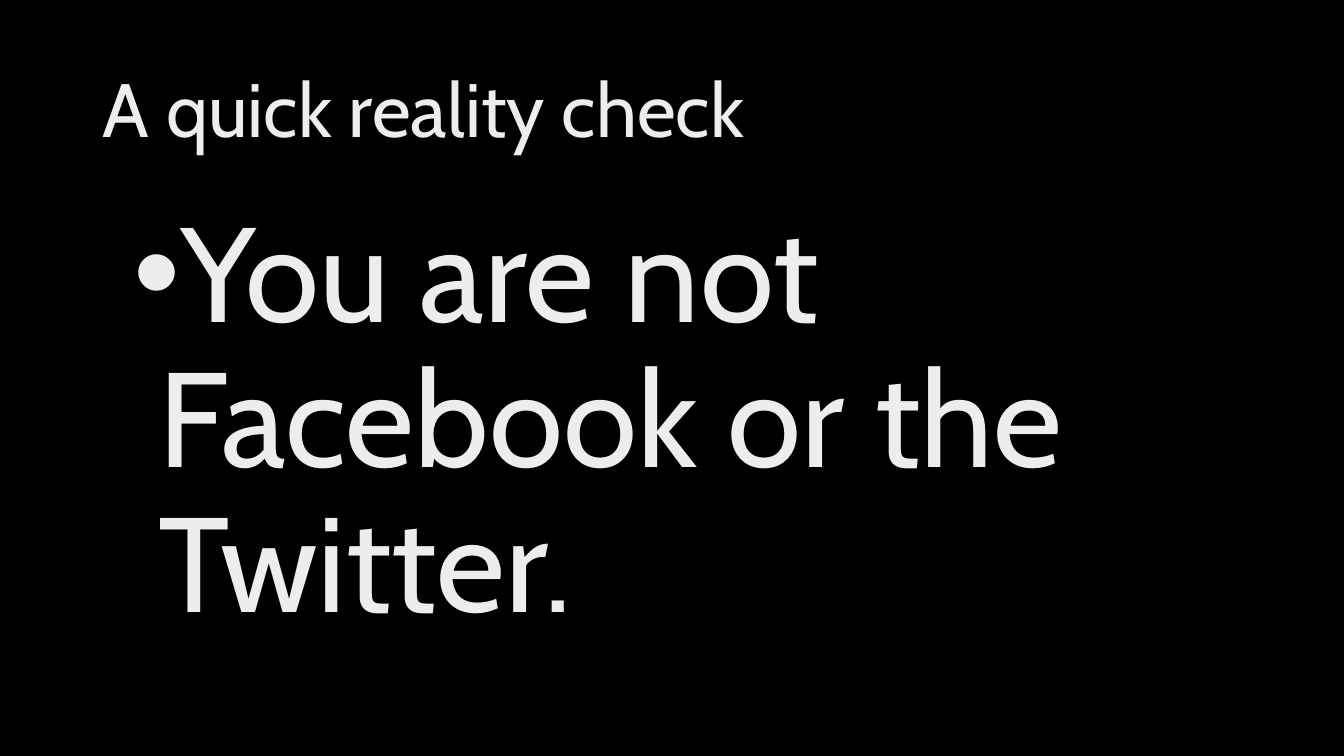
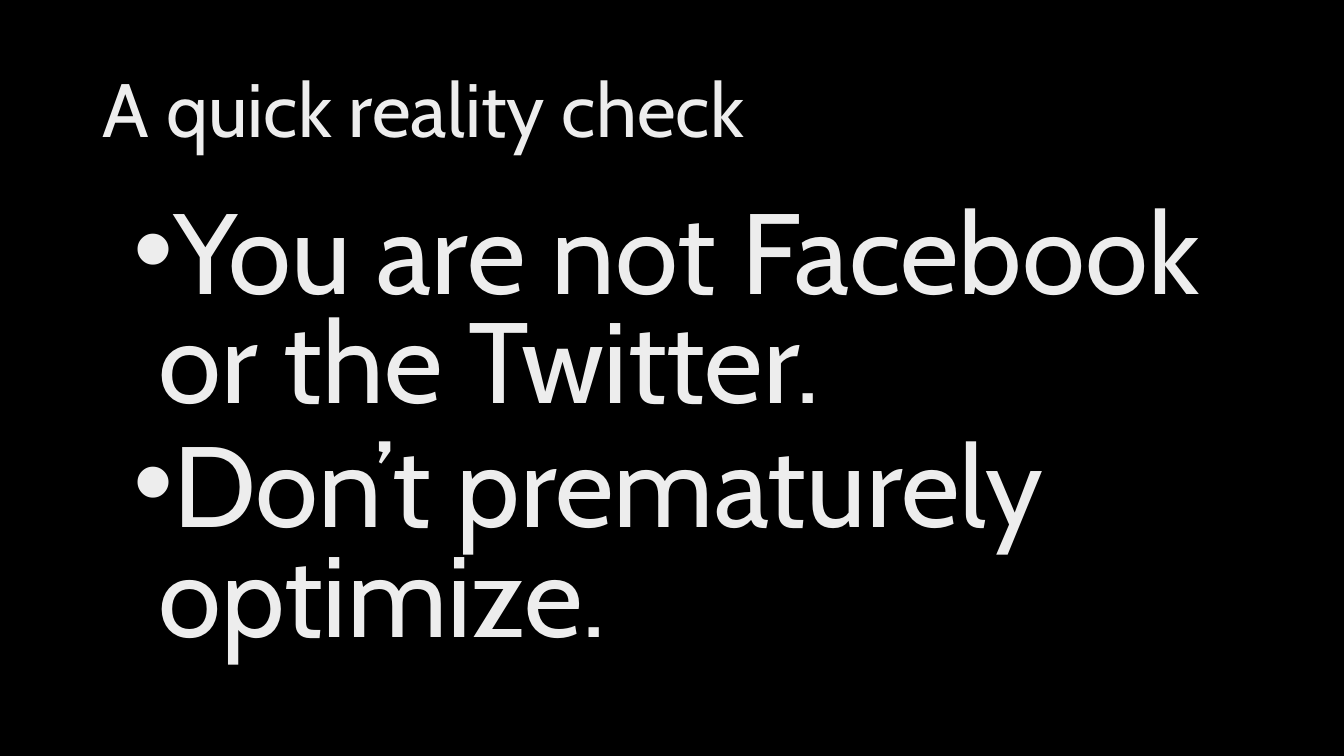
Before and after one commit to jeffputz/presentations, a slide deck: slide 7 of Architecture Without Data Drama.pptx (slide 8 before the commit). Drawn at 1344x756 pixels with LibreOffice and Linux fonts; fonts in the diff are those of the drawing; background and template pictures are left out. Boxes give left, top, right and bottom in pixels: in the first picture for what was removed or moved away, otherwise in the second. Text is boxed around its words. In the diff, an @@ line names an element or a change of style, - is before the commit and + after.

```diff
--- a/Architecture Without Data Drama.pptx
+++ b/Architecture Without Data Drama.pptx
@@ text at box(159, 208, 1199, 404): size 96 to 81.6 pt in "You are not Facebook or the Twitter."; line spacing 0.9 to 0.8 @@
@@ text at box(159, 441, 1044, 662): paragraph added @@
+• Don’t prematurely optimize.
```
Also in this commit, not shown: 6 other slides changed, 1 slide added, 1 slide removed.
